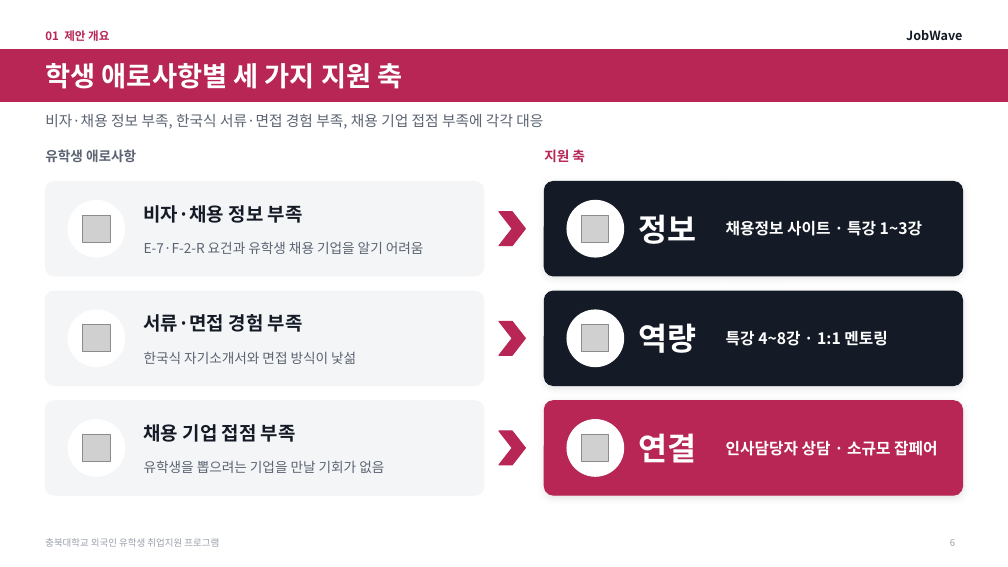
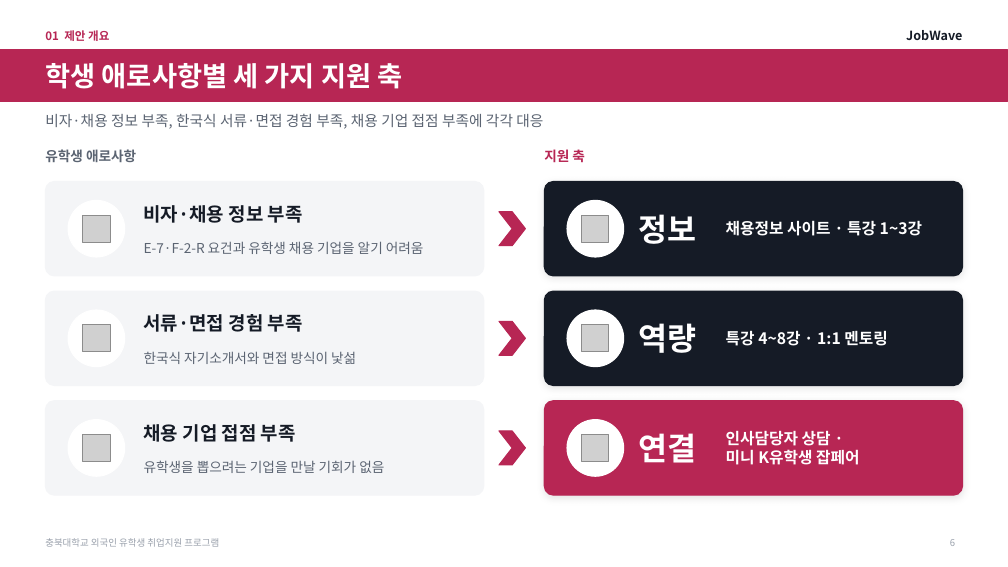
Before and after one commit to job-wave/Codex, a slide deck: slide 6 of output/jobwave-cbnu-proposal/JobWave_proposal_visual.pptx. Drawn at 1008x567 pixels with LibreOffice and Linux fonts; fonts in the diff are those of the drawing; grey boxes stand for pictures. Boxes give left, top, right and bottom in pixels: in the first picture for what was removed or moved away, otherwise in the second. Text is boxed around its words. In the diff, an @@ line names an element or a change of style, - is before the commit and + after.

```diff
--- a/output/jobwave-cbnu-proposal/JobWave_proposal_visual.pptx
+++ b/output/jobwave-cbnu-proposal/JobWave_proposal_visual.pptx
@@ text at <box>726,431,859,465</box>: text changed @@
-인사담당자 상담 · 소규모 잡페어
+인사담당자 상담 ·
+미니 K유학생 잡페어
```
Also in this commit, not shown: 9 other slides changed, 1 other file.
